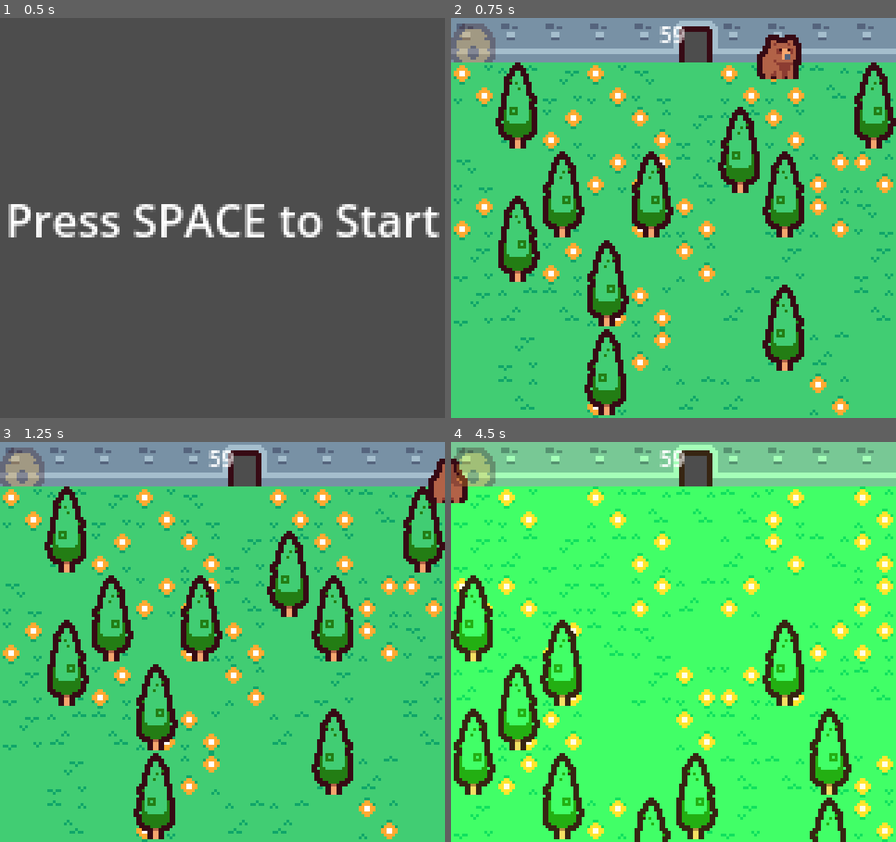
Above: before the commit, frames 1-4 (two rows, left to right).
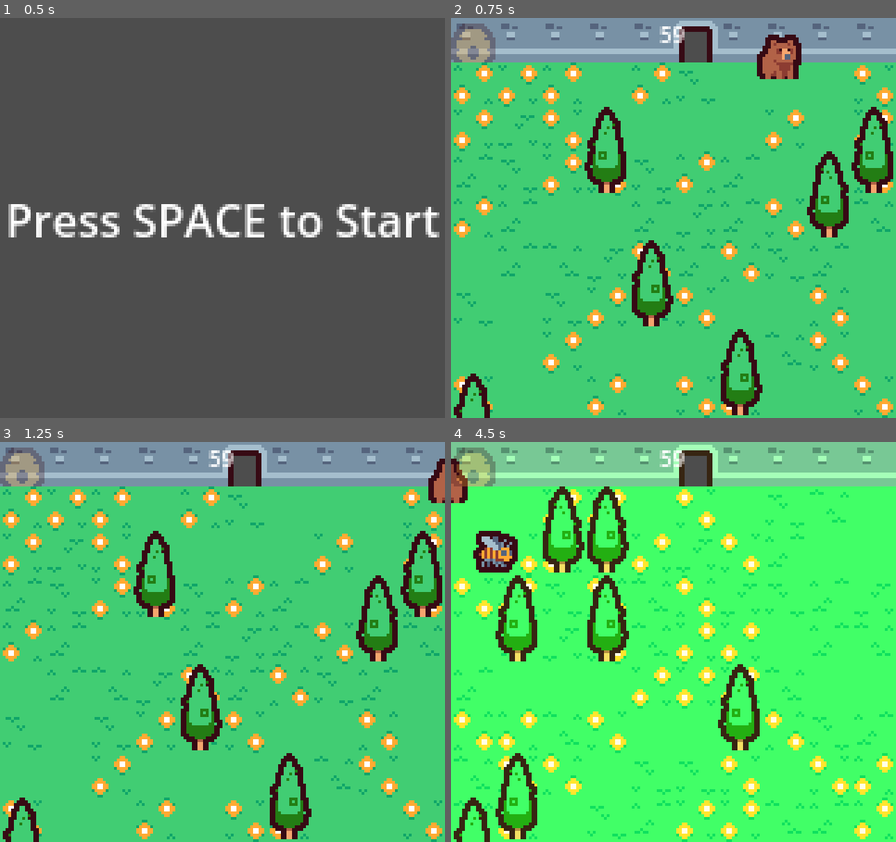
Above: after the commit, the same moments.

Repository: QuantumDamage/Seasonal-Consequences
Game: Godot game, scene res://scenes/MainMenu.tscn
Two runs of this game, one before a commit and one after it. Both use one fixed random seed, a clock stepped at 60 frames per second and the inputs below.
Inputs:
- Up to frame 1 (0.5 s): no input
- Up to frame 2 (0.75 s): tap Space (ui_select) at 0.5, 0.6 s; hold Right (ui_right) from 0.53 s (still down)
- Up to frame 3 (1.25 s): keep holding Right (ui_right); tap Space (ui_select) at 0.77, 1.07 s
- Up to frame 4 (4.5 s): release Right (ui_right) at 1.28 s; hold Down (ui_down) 1.28-2.03 s; tap U (pora_roku) at 1.35, 2.85, 4.35 s; tap Space (ui_select) at 1.52, 1.55, 1.82, 2.1, 3.02, 3.05, 3.32, 3.6, 3.77, 4.07 s; tap E (restart) at 2, 3.5 s; hold Right (ui_right) 2.03-2.78 s; hold Up (ui_up) 2.78-3.53 s; hold Left (ui_left) from 3.53 s (still down)

Frame 1 is identical in both runs. In frame 2, 25% of the frame differs, in the area x 0-100%, y 11-100%; in frame 3, 25%; in frame 4, 27%.

Commit message:
bugfix with ponds

Diff:
--- a/scripts/Main.gd
+++ b/scripts/Main.gd
@@ -50,6 +50,7 @@
 var CollectablesDisplayManager = preload("res://scenes/CollectablesDisplayManager.tscn")
 
 func start_season(season):
+	current_score = INF
 	tile_map.change_season(season)
 	spawn_display(season)
 	spawn_enemies(season)
@@ -192,7 +193,6 @@
 	while regenerate:
 		current_ponds = 0
 		tile_map.clear_layer(1)
-		#clear_enemies()
 		for x in range(10):
 			for y in range(1,100):
 				# Generowanie trawy
@@ -206,15 +206,9 @@
 						current_ponds += 1
 						if current_ponds >= ponds_needed:
 							regenerate = false
-					#elif randf() < HUNTER_CHANCE and is_space_free(x,y):
-						#spawn_hunter(x,y)
-					#elif randf() < BEE_CHANCE and is_space_free(x, y):
-						#spawn_bee(x, y)
 					elif randf() < TREE_CHANCE and is_space_for_tree(x, y):
 						spawn_tree(x, y)
 				elif y>1:
-					#if randf() < BEE_CHANCE and is_space_free(x, y):
-						#spawn_bee(x, y)
 					if randf() < TREE_CHANCE and is_space_for_tree(x, y):
 						spawn_tree(x, y)
 			spawn_tree(x, 100)
@@ -278,9 +272,11 @@
 		fish.queue_free()
 
 func is_space_for_pond(x: int, y: int) -> bool:
-	for dx in range(3):
-		for dy in range(3):
-			if tile_map.get_cell_source_id(1, Vector2i(x + dx, y + dy)) != -1 and tile_map.get_cell_source_id(0, Vector2i(x + dx, y + dy)) == -1:
+	for dx in range(-2, 5):  # Zwiększamy zakres sprawdzania
+		for dy in range(-2, 5):
+			if x + dx < 0 or x + dx >= 10 or y + dy < 0 or y + dy >= 100:
+				continue  # Pomijamy pola poza mapą
+			if tile_map.get_cell_source_id(1, Vector2i(x + dx, y + dy)) != -1:
 				return false
 	return true
 
